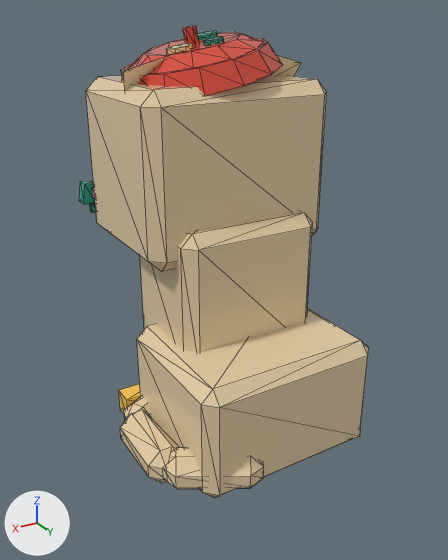
An edit to the glTF model assets/cat-cafe/exports/CatCafe_Cat_Fold_Sit.glb, drawn before and after from the same camera.
Camera for both pictures: a 50 mm camera at (1.379, 2.231, 1.854) aimed at (0.093, 0.088, 0.782). Arrows for +X, +Y and +Z are at lower left; the lights stay in place. The picture after the commit comes second. Mesh edges are drawn as thin lines. Vertices at exactly the same position are counted once.

Objects in the first picture: 'CatCafe_Cat_Fold_Sit_Body', 'CatCafe_Cat_Fold_Sit_Head', 'CatCafe_Cat_Fold_Sit_Prop', 'CatCafe_Cat_Fold_Sit_Tail' and 3 more.
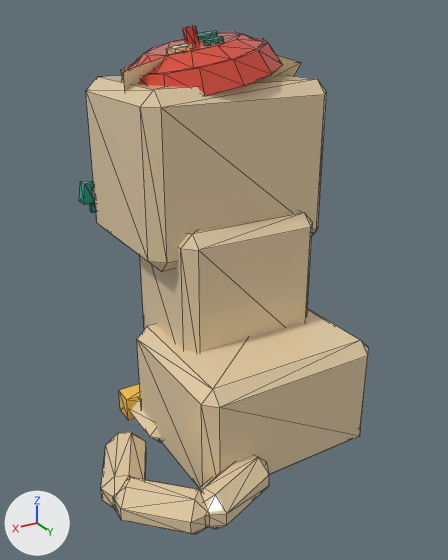
Pixel boxes (x1, y1, x2, y2) of what changed, in the pictures (448 x 560 px):
'CatCafe_Cat_Fold_Sit_Tail', reshaped
    before: (120, 395, 264, 489)
    after: (101, 432, 269, 534)

Edits to the bpy script that builds the scene:
```text
Change me_catcafe_cat_fold_sit_tail:
    used by ob_catcafe_cat_fold_sit_tail; location = (0.19, 0.513, 0.104)
    remove me_catcafe_cat_fold_sit_tail.from_pydata(...)  # 72 vertices, 132 faces; spans x -0.039..0.398, y -0.782..0.06, z -0.086..0.086
    add me_catcafe_cat_fold_sit_tail.from_pydata(...)  # 72 vertices, 132 faces; spans x -0.037..0.613, y -0.461..0.184, z -0.086..0.086
    me_catcafe_cat_fold_sit_tail part 1: 72 of 72 vertices moved; they spanned x -0.039..0.398, y -0.782..0.06, z -0.086..0.086 and now span x -0.037..0.613, y -0.461..0.184, z -0.086..0.086; mean shift (0.146, 0.288, 0.0)
```
